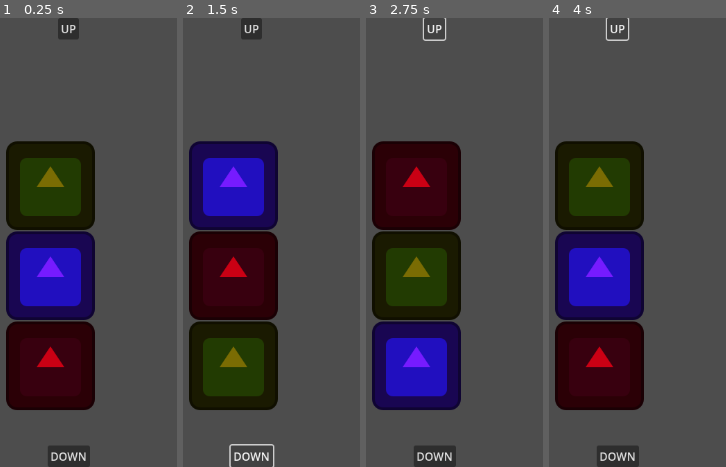
Above: before the commit, frames 1-4 (left to right).
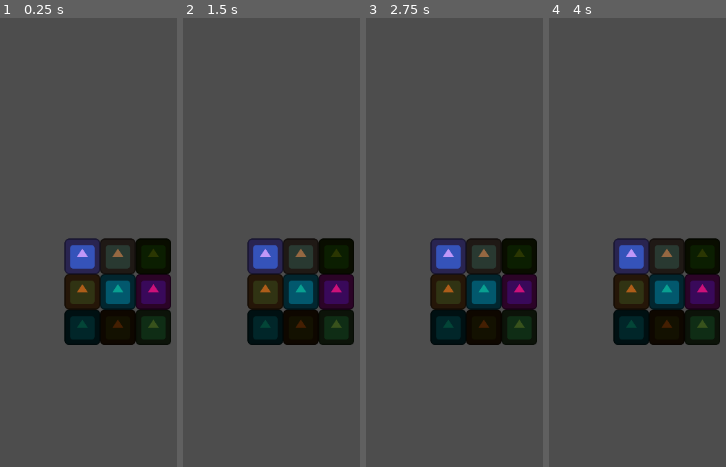
Above: after the commit, the same moments.

Repository: needJobCoder/mazeGame
Game: Godot game, scene res://Scenes/grid.tscn
The game is run twice, just before and just after one commit, with the same random seed, the same clock (stepped at 60 frames per second) and the same inputs. Before the commit the project starts from res://Scenes/verticalbar.tscn. The engine's default icon, where the game draws it, is replaced by a stand-in: a white triangle on a blue panel in a dark square.
Inputs (mouse positions are in pixels of both pictures, inside the frame that each line leads up to):
- Up to frame 1 (0.25 s): no input
- Up to frame 2 (1.5 s): click (252, 26) at 0.5 s, where only the run before the commit has a clickable "UP"; click (252, 458) at 1.25 s, where only the run before the commit has a clickable "DOWN"
- Up to frame 3 (2.75 s): click (435, 26) at 2 s, where only the run before the commit has a clickable "UP"
- Up to frame 4 (4 s): click (618, 458) at 2.75 s, where only the run before the commit has a clickable "DOWN"; click (618, 26) at 3.5 s, where only the run before the commit has a clickable "UP"

The runs differ from the first frame. In frame 1, 41% of the frame differs, in the area x 3-97%, y 0-100%; in frame 2, 40%; in frame 3, 40%; in frame 4, 41%.

Commit message:
added building blocks for game logic using a matrix

Diff:
--- /dev/null
+++ b/Scenes/cell.tscn
@@ -0,0 +1,16 @@
+[gd_scene load_steps=3 format=3 uid="uid://bdfw6ln4gwwg2"]
+
+[ext_resource type="Texture2D" uid="uid://dtgs80quoqera" path="res://icon.svg" id="1_5dimn"]
+
+[sub_resource type="RectangleShape2D" id="RectangleShape2D_q4l1x"]
+size = Vector2(128, 128)
+
+[node name="cell" type="Node2D"]
+
+[node name="StaticBody2D" type="StaticBody2D" parent="."]
+
+[node name="Sprite2D" type="Sprite2D" parent="StaticBody2D"]
+texture = ExtResource("1_5dimn")
+
+[node name="CollisionShape2D" type="CollisionShape2D" parent="StaticBody2D"]
+shape = SubResource("RectangleShape2D_q4l1x")
--- /dev/null
+++ b/Scenes/grid.tscn
@@ -0,0 +1,37 @@
+[gd_scene load_steps=3 format=3 uid="uid://cpb68f61u6663"]
+
+[ext_resource type="Script" path="res://Scripts/gridCells.gd" id="1_dwfm4"]
+[ext_resource type="PackedScene" uid="uid://bdfw6ln4gwwg2" path="res://Scenes/cell.tscn" id="2_mn2kj"]
+
+[node name="grid" type="Node2D"]
+script = ExtResource("1_dwfm4")
+
+[node name="cell0" parent="." instance=ExtResource("2_mn2kj")]
+modulate = Color(0.752941, 0.592157, 0.972549, 1)
+
+[node name="cell1" parent="." instance=ExtResource("2_mn2kj")]
+modulate = Color(0.584314, 0.407843, 0.258824, 1)
+
+[node name="cell2" parent="." instance=ExtResource("2_mn2kj")]
+modulate = Color(0.164706, 0.211765, 0.00784314, 1)
+
+[node name="cell3" parent="." instance=ExtResource("2_mn2kj")]
+modulate = Color(0.678431, 0.364706, 0.0980392, 1)
+
+[node name="cell4" parent="." instance=ExtResource("2_mn2kj")]
+modulate = Color(0.0352941, 0.627451, 0.568627, 1)
+
+[node name="cell5" parent="." instance=ExtResource("2_mn2kj")]
+modulate = Color(0.8, 0.0666667, 0.47451, 1)
+
+[node name="cell6" parent="." instance=ExtResource("2_mn2kj")]
+modulate = Color(0.0117647, 0.270588, 0.215686, 1)
+
+[node name="cell7" parent="." instance=ExtResource("2_mn2kj")]
+modulate = Color(0.266667, 0.121569, 0.00784314, 1)
+
+[node name="cell8" parent="." instance=ExtResource("2_mn2kj")]
+modulate = Color(0.219608, 0.321569, 0.109804, 1)
+
+[node name="Camera2D" type="Camera2D" parent="."]
+zoom = Vector2(0.4, 0.4)
--- /dev/null
+++ b/Scripts/gridCells.gd
@@ -0,0 +1,77 @@
+extends Node2D
+
+@onready var grid : Node2D = $"."
+
+var cellsMatrix  = []
+var horizontalDistance = 128
+var verticalDistance = 128
+
+func _ready():
+	_assembleCells()
+	#print(cellsMatrix)
+	assembleGridPosition()
+	#performOperations()
+	#print(verticalGetRow(1))
+	getColumns()
+
+
+func _assembleCells():
+	var cells = grid.get_children()
+	var cellsArr = []
+	var i = 1
+	for cell in cells:
+		if i % 3 == 0:
+			cellsArr.push_back(cell)
+			cellsMatrix.push_back(cellsArr)
+			cellsArr = []
+		else:
+			cellsArr.push_back(cell)
+
+		i += 1
+
+
+func assembleGridPosition():
+	var verticalDistance = 0
+	var horizontalDistance = 0
+	var verticalGap = 50
+	var horizontalGap = 50
+
+	for row in cellsMatrix:
+		var i = 0
+		for element in row:
+			element.global_position = Vector2(horizontalDistance + horizontalGap, verticalDistance + verticalGap)
+			#print(element.global_position)
+			horizontalGap += 128
+			i += 1
+			if i % 3 == 0:
+				verticalGap += 128
+				horizontalGap = 50
+
+		verticalGap = 50  # Reset vertical gap for the next row
+		verticalDistance += 128
+
+
+func performOperations():
+	for row in range(cellsMatrix.size()):
+		for col in range(cellsMatrix.size()):
+			print(col)
+
+# return row
+func verticalGetRow(row_index: int):
+	var index = 0
+	for row in cellsMatrix:
+		var getRowToPerformOperations :Array
+
+		if index == row_index:
+			getRowToPerformOperations = row
+			return getRowToPerformOperations
+		else:
+			pass
+		index += 1
+
+
+func getColumns():
+	for col_index in range(cellsMatrix.size()):
+		for row_index in range(cellsMatrix.size()):
+			var element = cellsMatrix[row_index][col_index]
+			print(element)
--- a/project.godot
+++ b/project.godot
@@ -11,7 +11,7 @@
 [application]
 
 config/name="Maze"
-run/main_scene="res://Scenes/verticalbar.tscn"
+run/main_scene="res://Scenes/grid.tscn"
 config/features=PackedStringArray("4.2", "Mobile")
 config/icon="res://icon.svg"
 
